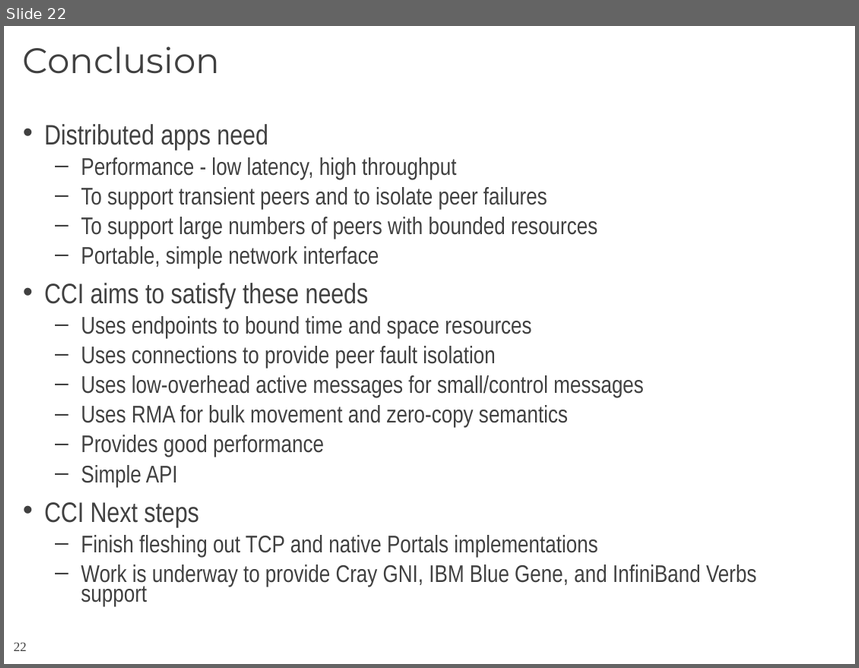
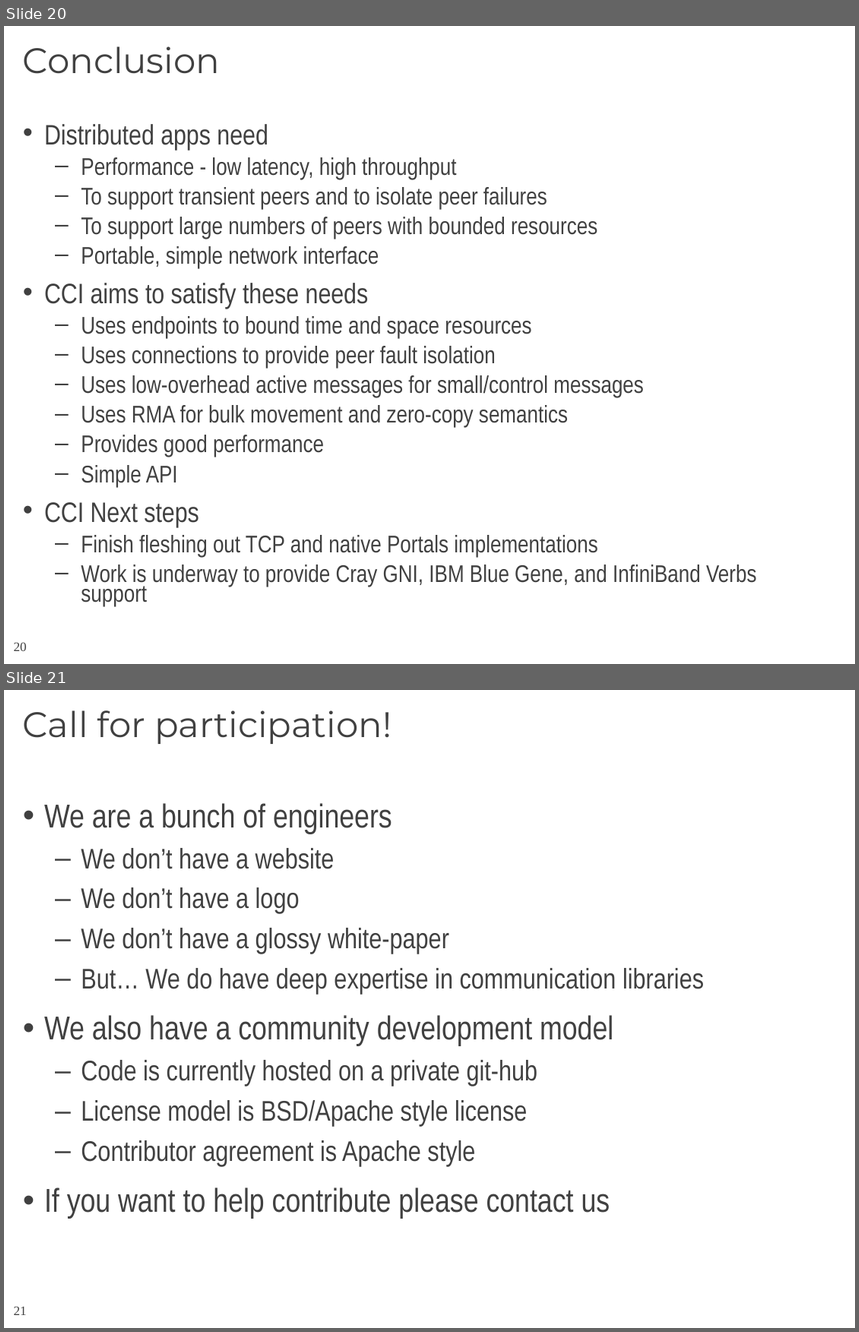
Before and after one commit to CCI/pub, a slide deck: slides/HotI-2011/2011-HotI-CCI-OLCF.pptx. Shown one above the other, each under a label of ours: slide 22 before the commit, slides 20 and 21 after it. The pictures are 859x668 and 859x1332 pixels, drawn with LibreOffice and Linux fonts; fonts in the diff are those of the drawing; background and template pictures are left out. Boxes give left, top, right and bottom in pixels: in the first picture for what was removed or moved away, otherwise in the second. Text is boxed around its words. In the diff, an @@ line names an element or a change of style, - is before the commit and + after.

```diff
--- a/slides/HotI-2011/2011-HotI-CCI-OLCF.pptx
+++ b/slides/HotI-2011/2011-HotI-CCI-OLCF.pptx
@@ slide 21 added at (x1=4, y1=690, x2=855, y2=1328), background #FFFFFF; not listed: 1 template element that a slide beside it also shows @@
@@ title added at (x1=23, y1=711, x2=392, y2=744), 30 pt, text #404040 @@
+Call for participation!
@@ text added at (x1=44, y1=803, x2=704, y2=1219), 24 pt, text #404040 @@
+• We are a bunch of engineers
+  – We don’t have a website
+  – We don’t have a logo
+  – We don’t have a glossy white-paper
+  – But… We do have deep expertise in communication libraries
+• We also have a community development model
+  – Code is currently hosted on a private git-hub
+  – License model is BSD/Apache style license
+  – Contributor agreement is Apache style
+• If you want to help contribute please contact us
@@ what was slide 22 is now slide 20 @@
@@ page number at (x1=14, y1=642, x2=27, y2=651): text changed @@
-22
+20
```
Also in this commit, not shown: 9 slides changed, 1 other slide added, 3 slides removed.
